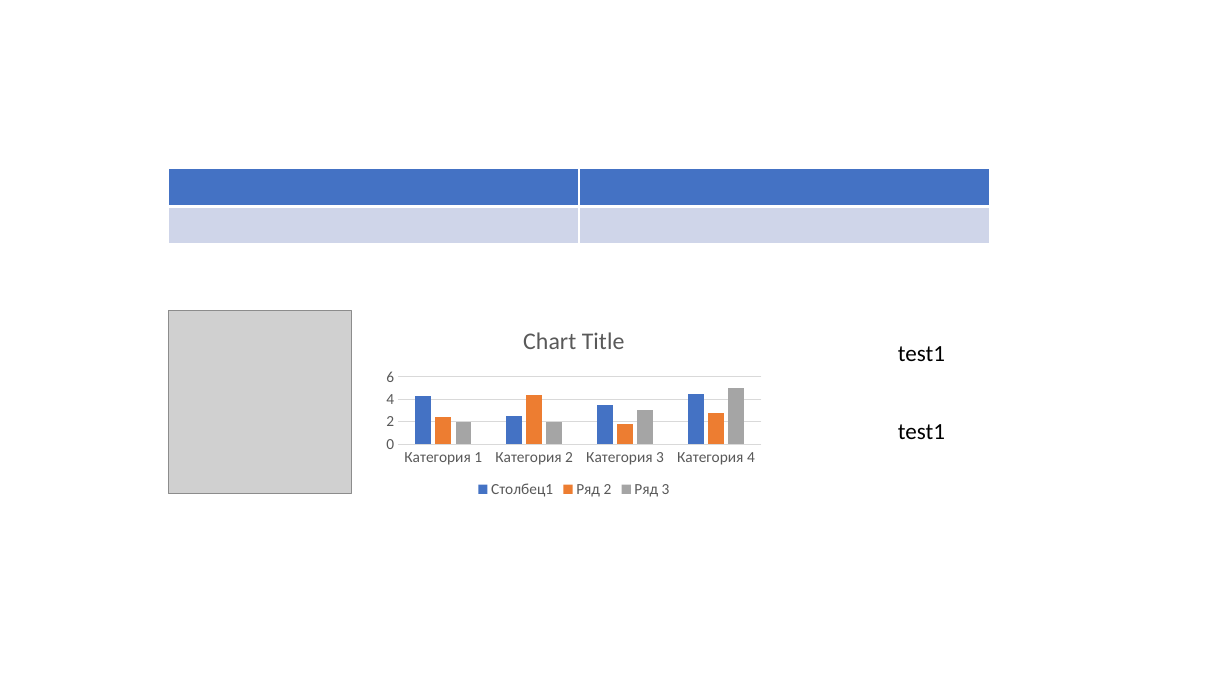
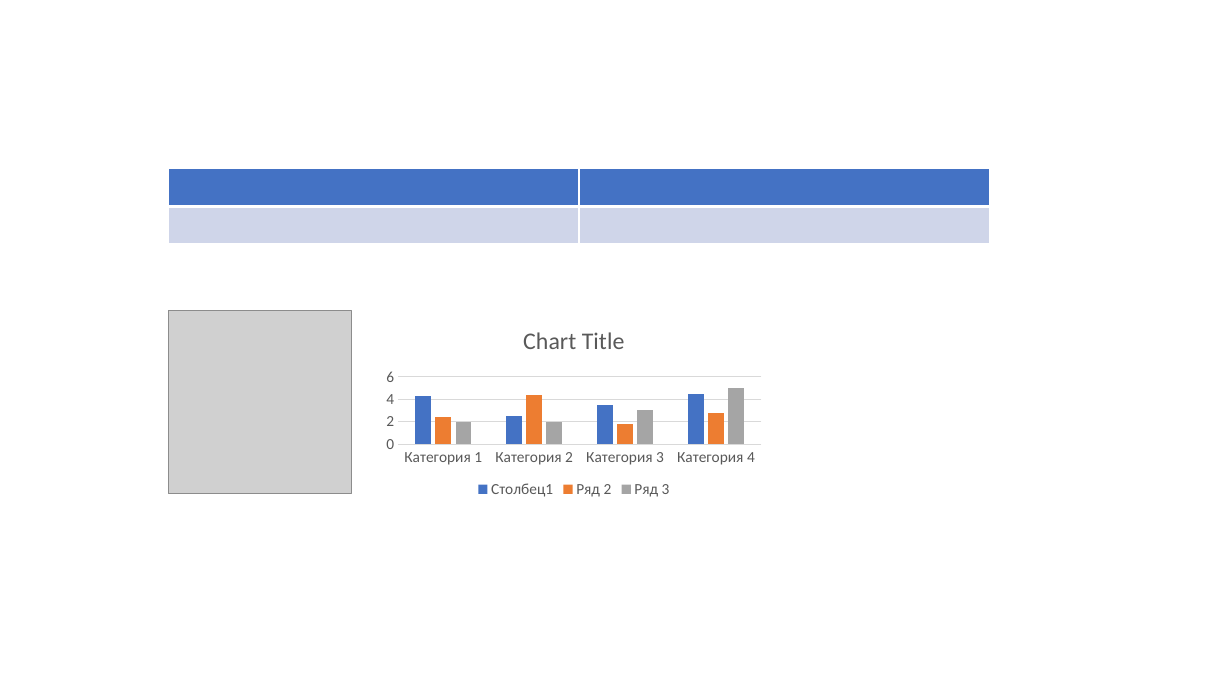
Before and after one commit to ShapeCrawler/ShapeCrawler, a slide deck: slide 1 of PptxXML.Tests/Resource/002.pptx. Drawn at 1232x693 pixels with LibreOffice and Linux fonts; fonts in the diff are those of the drawing; grey boxes stand for pictures. Boxes give left, top, right and bottom in pixels: in the first picture for what was removed or moved away, otherwise in the second. Text is boxed around its words. In the diff, an @@ line names an element or a change of style, - is before the commit and + after.

```diff
--- a/PptxXML.Tests/Resource/002.pptx
+++ b/PptxXML.Tests/Resource/002.pptx
@@ text removed at [898,346,945,361] @@
-test1
@@ text removed at [898,424,945,439] @@
-test1
```
Also in this commit, not shown: 37 other files.
